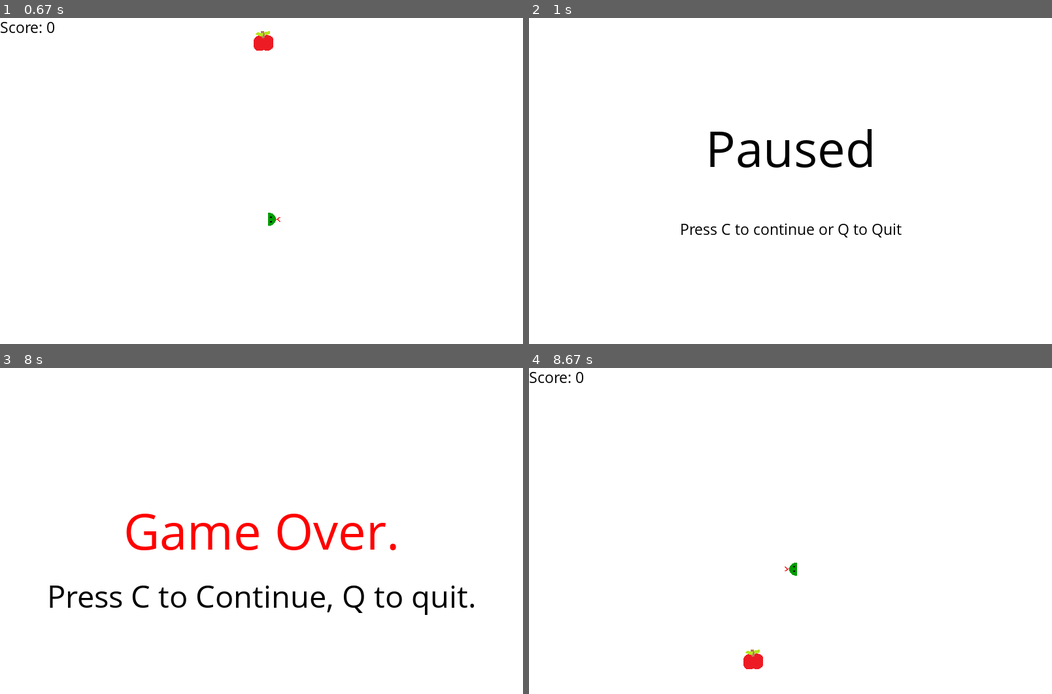
Above: before the commit, frames 1-4 (two rows, left to right).
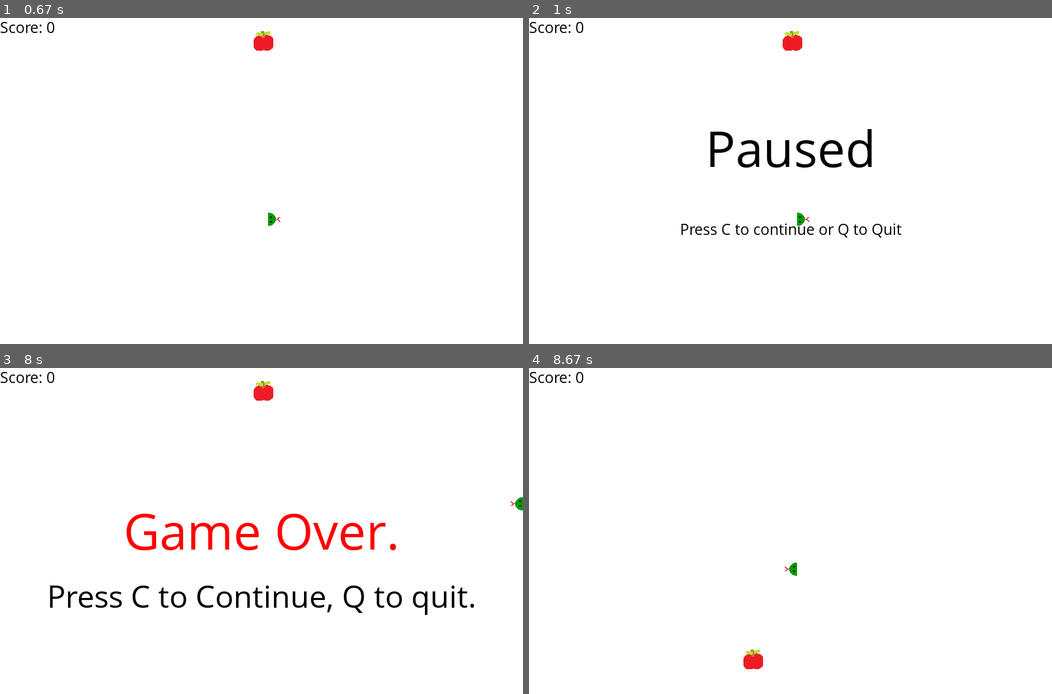
Above: after the commit, the same moments.

Repository: NikhilHeda/PyGame---Practice
Game: pygame game, started from code.py
Two runs of this game, one before a commit and one after it. Both use one fixed random seed, a clock stepped at 60 frames per second and the inputs below.
Inputs:
- Up to frame 1 (0.67 s): tap C at 0.33 s
- Up to frame 2 (1 s): tap P at 0.67 s
- Up to frame 3 (8 s): tap C at 1.17, 1.78, 3.12, 4.45, 5.92, 7.25 s; hold Right 1.63-2.1 s; hold Up 2.13-2.43 s; hold Right 2.47-2.93 s; hold Left 2.97-3.5 s; hold Down 3.53-3.83 s; hold Left 3.87-4.27 s; hold Up 4.3-4.67 s; hold Right 4.7-5.33 s; hold Down 5.37-5.73 s; hold Left 5.77-6.23 s; hold Right 6.27-6.73 s; hold Up 6.77-7.07 s; hold Right 7.1-7.57 s; hold Left from 7.6 s (still down)
- Up to frame 4 (8.67 s): release Left at 8.13 s; tap C at 8.23, 8.65 s; hold Left from 8.5 s (still down)

Frame 1 is identical in both runs. In frame 2, 0.4% of the frame differs, in the area x 0-54%, y 1-64%; in frame 3, 0.4%; in frame 4, nothing differs.

Commit message:
Improved pause and gameover

Diff:
--- a/code.py
+++ b/code.py
@@ -37,6 +37,10 @@
 
 def pause():
 	paused = True
+
+	message_to_screen("Paused", black, -100, size = 'large')
+	message_to_screen("Press C to continue or Q to Quit", black, 25)
+	pygame.display.update()
 
 	while paused:
 		for event in pygame.event.get():
@@ -49,11 +53,8 @@
 				elif event.key == pygame.K_q:
 					pygame.quit()
 					quit()
-
-		gameDisplay.fill(white)
-		message_to_screen("Paused", black, -100, size = 'large')
-		message_to_screen("Press C to continue or Q to Quit", black, 25)
-		pygame.display.update()
+		# gameDisplay.fill(white)
+
 		clock.tick(5)
 
 def score(score):
@@ -140,11 +141,13 @@
 
 	while not gameExit:
 
-		while gameOver:
-			gameDisplay.fill(white)
+		if gameOver:
 			message_to_screen("Game Over.", red, y_displace = -50, size = "large")
 			message_to_screen("Press C to Continue, Q to quit.", black, y_displace = 50, size = "medium")
 			pygame.display.update()
+
+		while gameOver:
+			# gameDisplay.fill(white)
 			for event in pygame.event.get():
 				if event.type == pygame.QUIT:
 					gameExit = True
Not shown, changed: notes.txt
